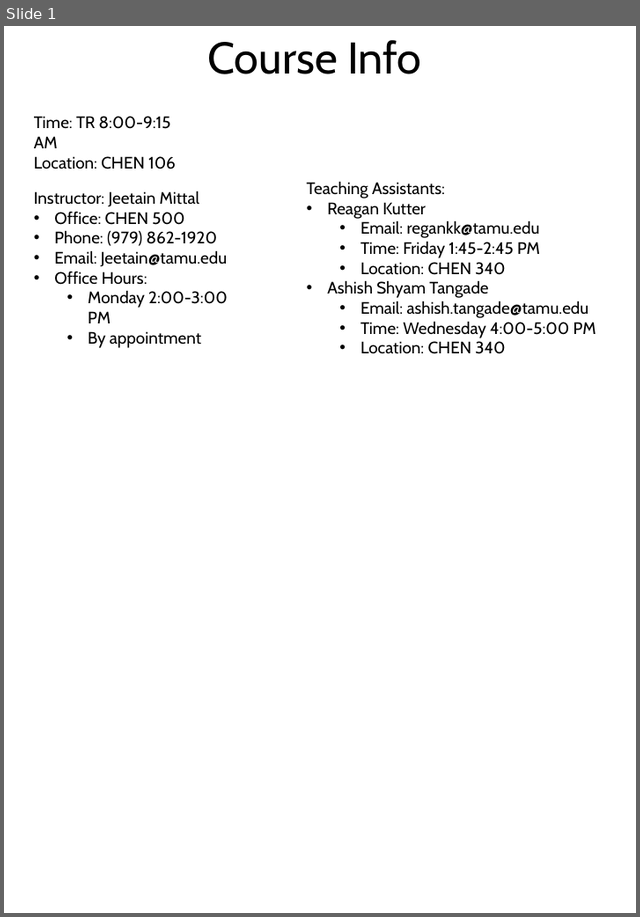
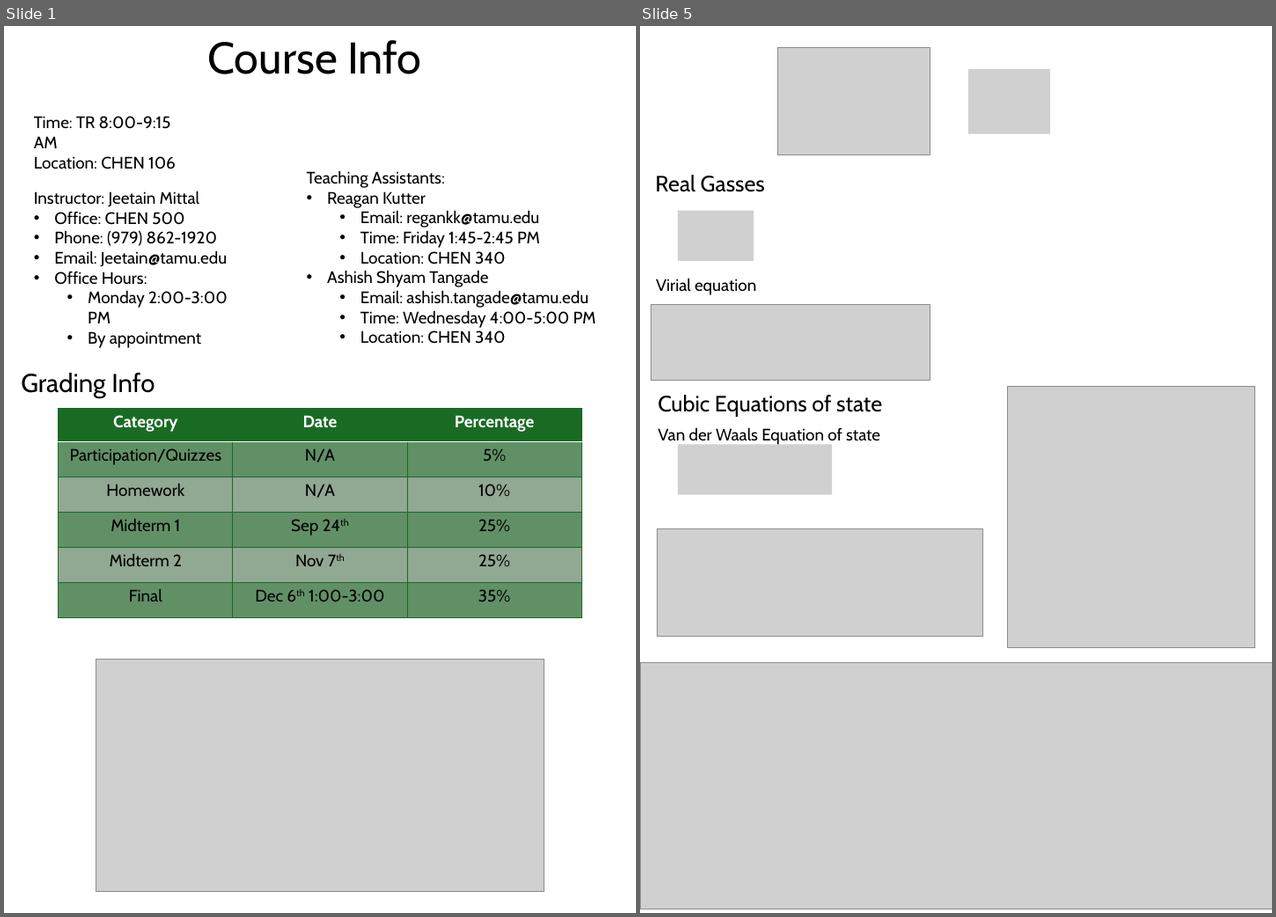
Before and after one commit to 1980s-Space-Guy/Fall24Classes, a slide deck: ThermodynamicsII.pptx. Shown side by side, each under a label of ours: slide 1 before the commit, slides 1 and 5 after it; the slides between them are not shown. The pictures are 640x917 and 1276x917 pixels, drawn with LibreOffice and Linux fonts; fonts in the diff are those of the drawing; grey boxes stand for pictures. Boxes give left, top, right and bottom in pixels: in the first picture for what was removed or moved away, otherwise in the second. Text is boxed around its words. In the diff, an @@ line names an element or a change of style, - is before the commit and + after.

```diff
--- a/ThermodynamicsII.pptx
+++ b/ThermodynamicsII.pptx
@@ slide 5 added at bbox=[640, 26, 1272, 913], background #FFFFFF @@
@@ picture added at bbox=[778, 48, 930, 155] @@
@@ picture added at bbox=[968, 69, 1050, 134] @@
@@ text added at bbox=[655, 175, 765, 192], 24 pt, text #000000 @@
+Real Gasses
@@ picture added at bbox=[678, 210, 754, 261] @@
@@ text added at bbox=[656, 278, 756, 295], 18 pt, text #000000 @@
+Virial equation
@@ picture added at bbox=[651, 304, 930, 380] @@
@@ text added at bbox=[658, 395, 882, 417], 24 pt, text #000000 @@
+Cubic Equations of state
@@ picture added at bbox=[1007, 387, 1254, 648] @@
@@ text added at bbox=[658, 427, 880, 445], 18 pt, text #000000 @@
+Van der Waals Equation of state
@@ picture added at bbox=[678, 444, 832, 495] @@
@@ picture added at bbox=[658, 528, 982, 637] @@
@@ picture added at bbox=[640, 662, 1272, 909] @@
@@ slide 1 changed as well @@
@@ text "Teaching Assistants:": place and size @@
-text "Teaching Assistants:" at bbox=[307, 181, 596, 354]
+text "Teaching Assistants:" at bbox=[307, 170, 596, 344]
@@ text added at bbox=[21, 373, 154, 398], 28 pt, text #000000 @@
+Grading Info
@@ table added at bbox=[59, 409, 581, 617], 6 rows, 3 columns @@
+Category | Date | Percentage
+Participation/Quizzes | N/A | 5%
+Homework | N/A | 10%
+Midterm 1 | Sep 24th | 25%
+Midterm 2 | Nov 7th | 25%
+Final | Dec 6th 1:00-3:00 | 35%
@@ picture added at bbox=[96, 659, 544, 891] @@
```
Also in this commit, not shown: 6 other slides added, 2 other files.
